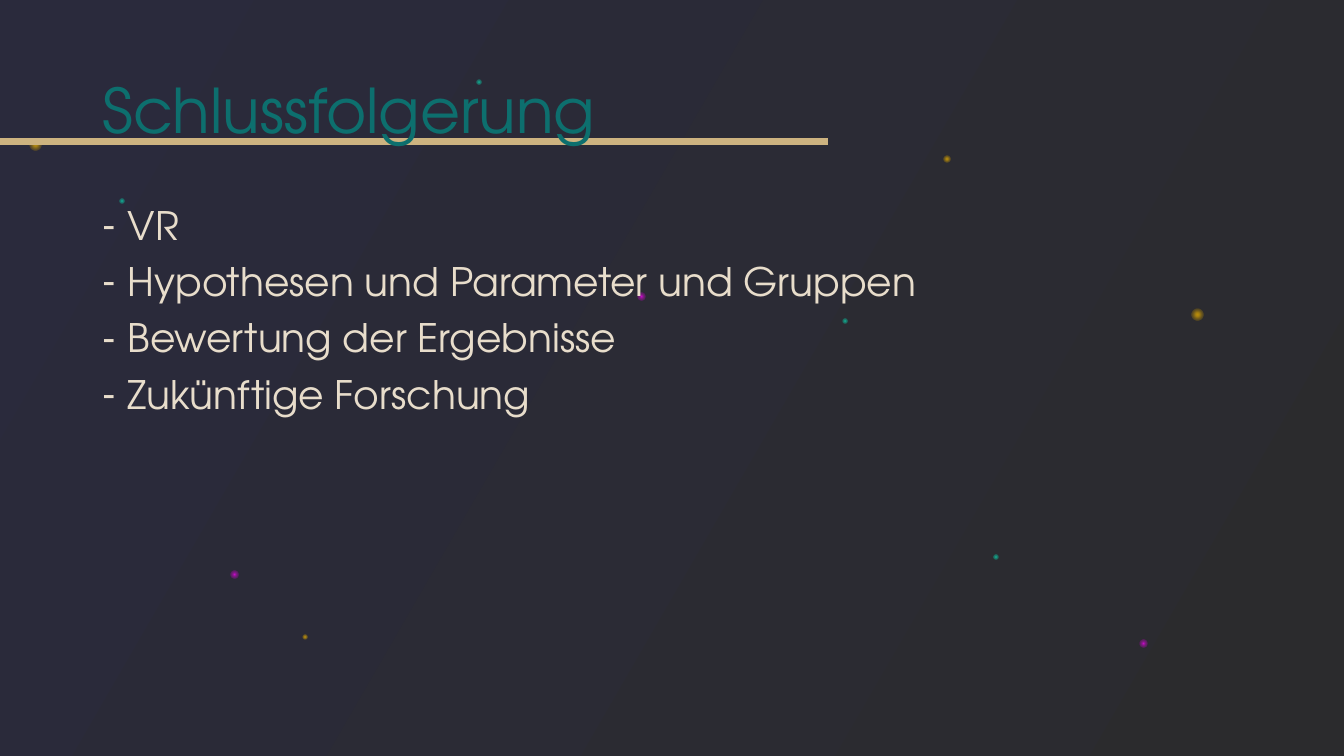
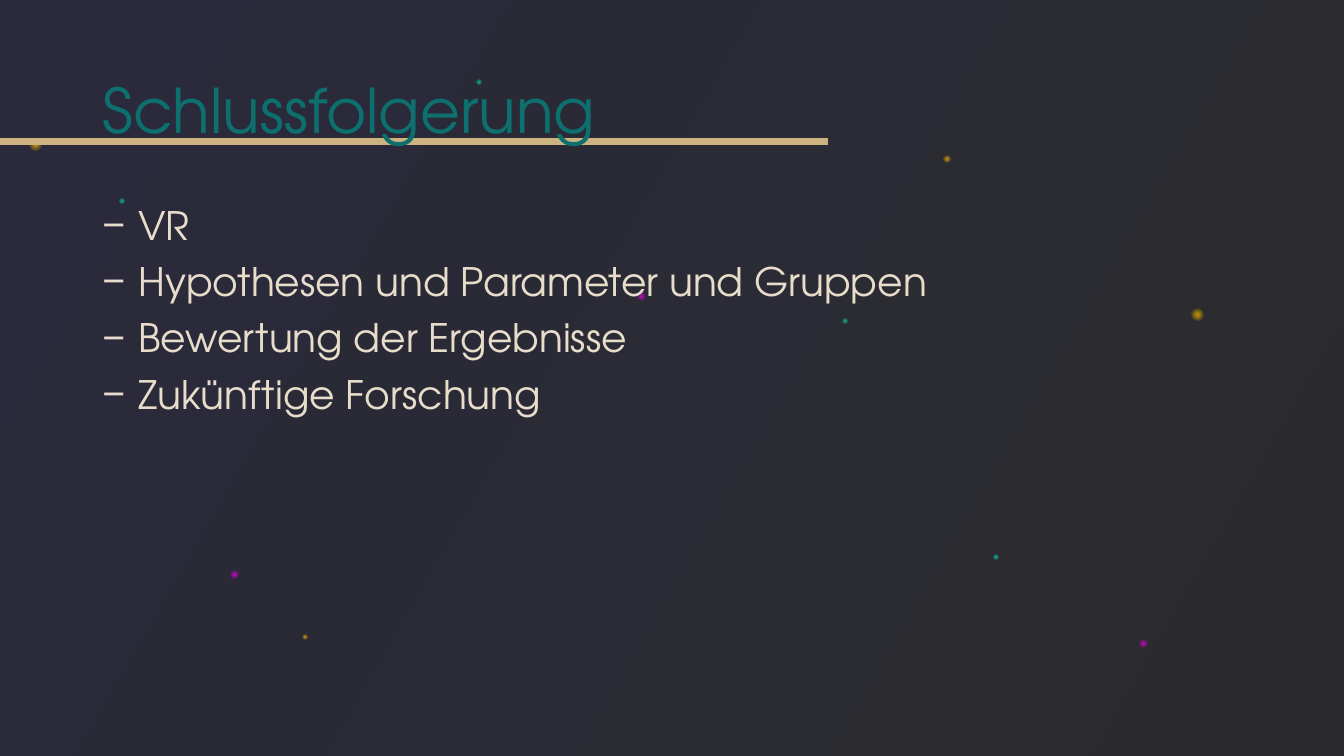
Before and after one commit to tlahmann/mci-af, a slide deck: slide 26 of presentation/Resync Studie.pptx. Drawn at 1344x756 pixels with LibreOffice and Linux fonts; fonts in the diff are those of the drawing. Boxes give left, top, right and bottom in pixels: in the first picture for what was removed or moved away, otherwise in the second. Text is boxed around its words. In the diff, an @@ line names an element or a change of style, - is before the commit and + after.

```diff
--- a/presentation/Resync Studie.pptx
+++ b/presentation/Resync Studie.pptx
@@ text "VR" at <box>138,211,926,418</box>: bullet - to − @@
```
Also in this commit, not shown: 15 other slides changed, 5 slides added, 4 slides removed.
